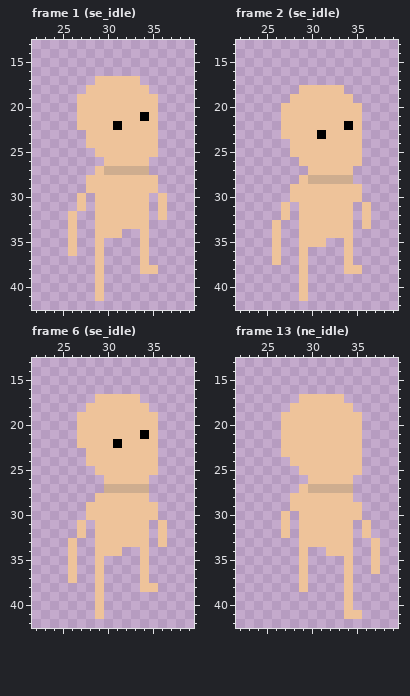
File history of a pixel-art file, Assets/Sprites/Player/Simple Pete.aseprite. That is the earlier state.
64x64 pixels, 60 frames. Colours within 5 levels of each other are drawn and written as one. Shown: frame 1 (se_idle): x 22..39, y 13..42; frame 2 (se_idle): x 22..39, y 13..42; frame 6 (se_idle): x 22..39, y 13..42; frame 13 (ne_idle): x 22..39, y 13..42. The commit also changed other frames, which this record leaves out.
After:
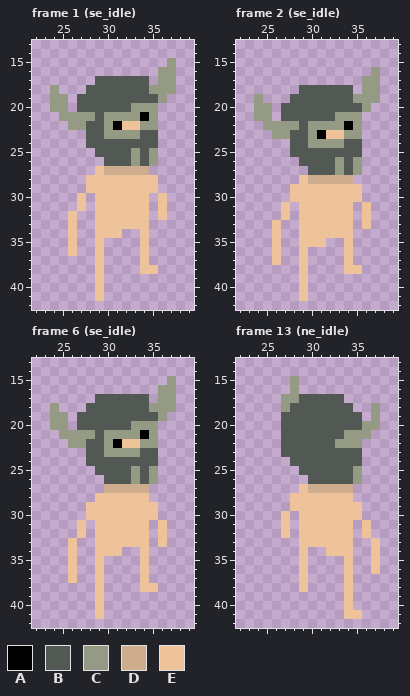
Palette (. is transparent): A #000000  B #525854  C #949a84  D #cead8f  E #eec39a
Edits made:
layer "Gear/Head/Iron_Helmet" added
Changed rows in their new state; - is an unchanged pixel.
Frame 1 (se_idle), layer "Gear/Head/Iron_Helmet":
first column x 24:
15 -------------C
16 ------------CC
17 -----BBBBBB-CC
18 C---BBBBBBBCCC
19 CC-BBBBBBBBBC-
20 CC-BBBBBBCCC--
21 -CCCCBCCCC-C--
22 --CCBBC---CC--
23 ----BBCCCCBB--
24 ----BBBBBBBB--
25 -----BBBBCBC--
26 ------BBBCBC--
Frame 2 (se_idle), layer "Gear/Head/Iron_Helmet":
first column x 24:
16 -------------C
17 ------------CC
18 -----BBBBBB-CC
19 C---BBBBBBBCCC
20 CC-BBBBBBBBBC-
21 CC-BBBBBBCCC--
22 -CCCCBCCCC-C--
23 --CCBBC---CC--
24 ----BBCCCCBB--
25 ----BBBBBBBB--
26 -----BBBBCBC--
27 ------BBBCBC--
Frame 6 (se_idle), layer "Gear/Head/Iron_Helmet": the same change as frame 1 (se_idle)
Frame 13 (ne_idle), layer "Gear/Head/Iron_Helmet":
first column x 27:
15 -C---------
16 -C---------
17 CCBBBBB----
18 CBBBBBBB--C
19 BBBBBBBBB-C
20 BBBBBBBBBCC
21 BBBBBBBCCC-
22 BBBBBBCCC--
23 BBBBBBBBB--
24 -BBBBBBBB--
25 --BBBBBBC--
26 ---BBBBBC--
Where, in picture pixels (left, top, right, bottom), the same in both pictures:
changed: (50, 58, 176, 166)
changed: (254, 67, 380, 175)
changed: (50, 376, 176, 484)
changed: (281, 376, 380, 484)
